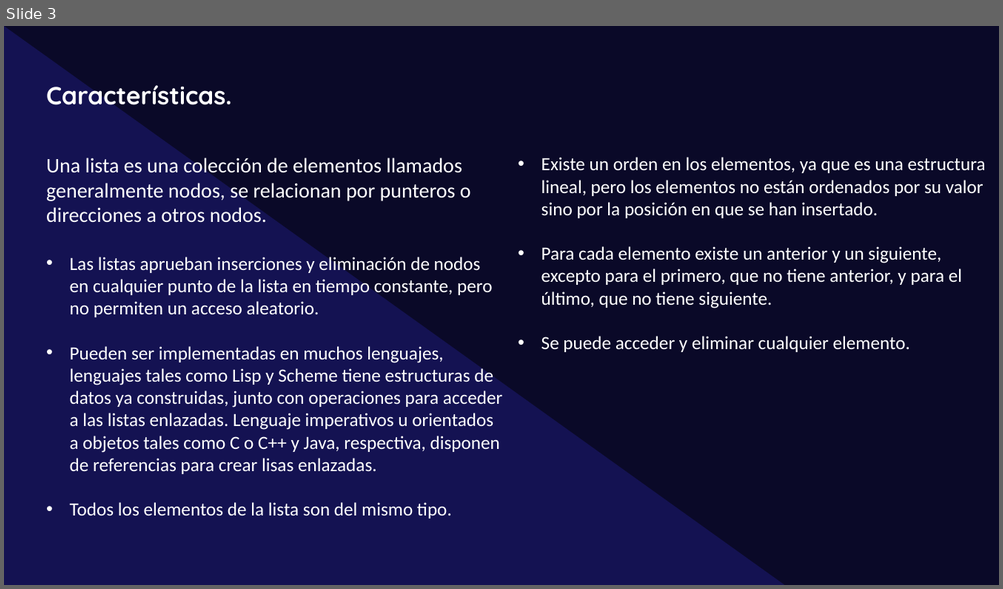
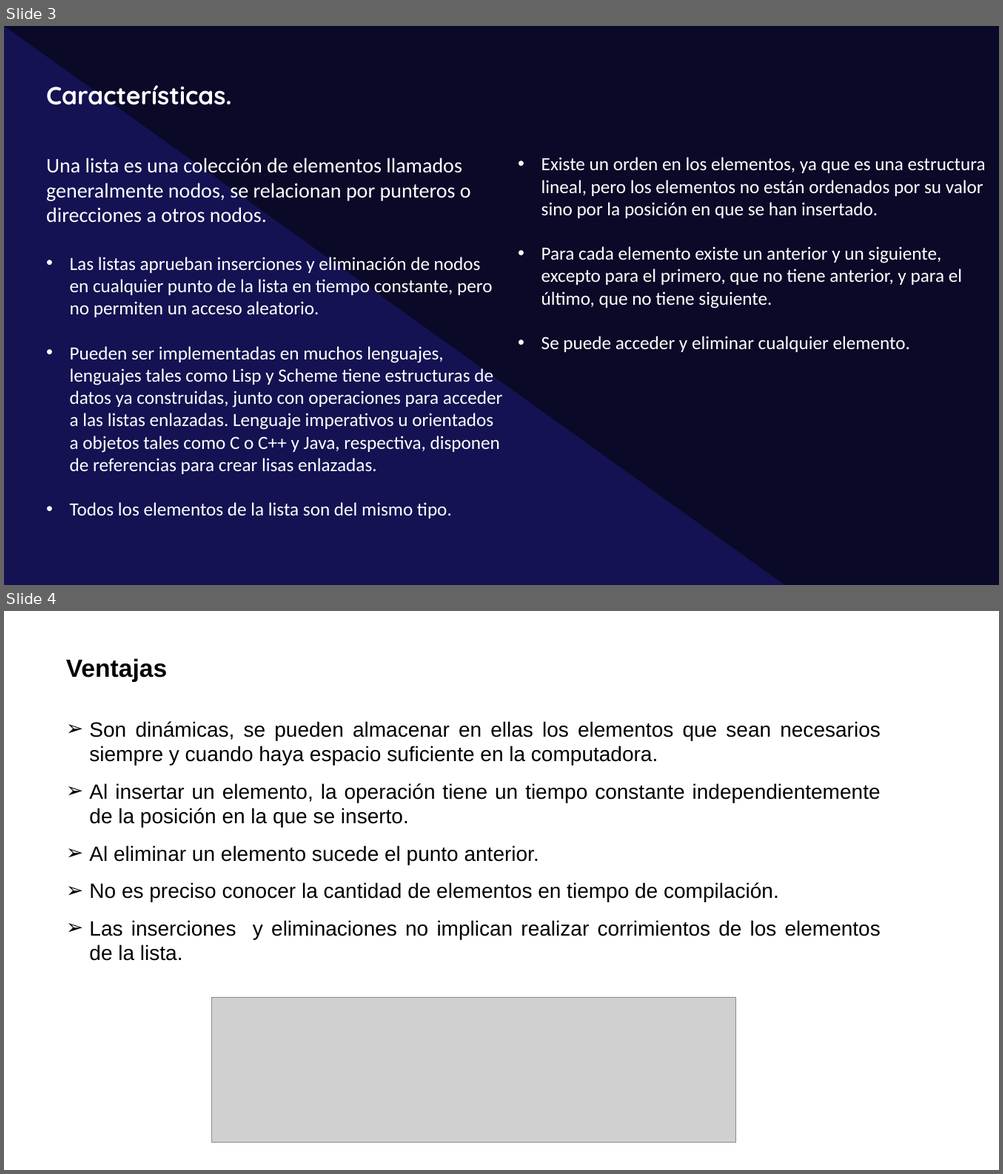
Before and after one commit to 987-Ismael-Romero/Listas, a slide deck: Expo/Expo_Listas.pptx. Shown one above the other, each under a label of ours: slide 3 before the commit, slides 3 and 4 after it. The pictures are 1003x589 and 1003x1174 pixels, drawn with LibreOffice and Linux fonts; fonts in the diff are those of the drawing; grey boxes stand for pictures. Boxes give left, top, right and bottom in pixels: in the first picture for what was removed or moved away, otherwise in the second. Text is boxed around its words. In the diff, an @@ line names an element or a change of style, - is before the commit and + after.

```diff
--- a/Expo/Expo_Listas.pptx
+++ b/Expo/Expo_Listas.pptx
@@ slide 4 added at [4,611,999,1170], background #FFFFFF @@
@@ text added at [66,658,167,682], 24 pt, text #000000, bold @@
+Ventajas
@@ text added at [89,721,880,961], 20 pt, text #000000 @@
+➢ Son dinámicas, se pueden almacenar en ellas los elementos que sean necesarios siempre y cuando haya espacio suficiente en la computadora.
+➢ Al insertar un elemento, la operación tiene un tiempo constante independientemente de la posición en la que se inserto.
+➢ Al eliminar un elemento sucede el punto anterior.
+➢ No es preciso conocer la cantidad de elementos en tiempo de compilación.
+➢ Las inserciones y eliminaciones no implican realizar corrimientos de los elementos de la lista.
@@ picture added at [211,997,736,1143] @@
```
Also in this commit, not shown: 1 other slide added, 1 slide removed.
